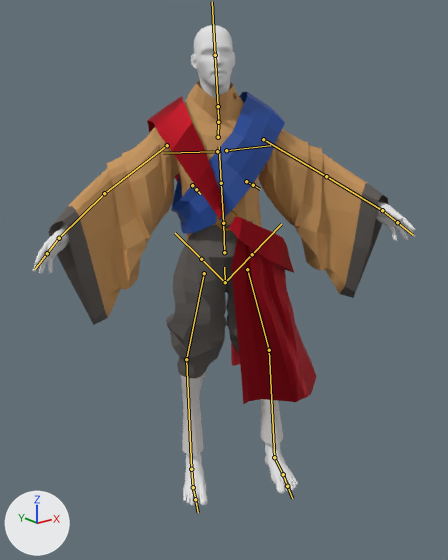
Before and after pictures for a commit that changed the FBX model TheLastHope/Assets/Meshes/Characters/NLA_Character.fbx.
Rendered twice from a 50 mm lens placed at (-1.68, -2.14, 1.85), pointed at (-0.11, -0.17, 1.06). Arrows for +X, +Y and +Z are at lower left; the lights stay in place. The bones that bend it are drawn over the model as lines.

Objects in the first picture: 'Umhang_1'.
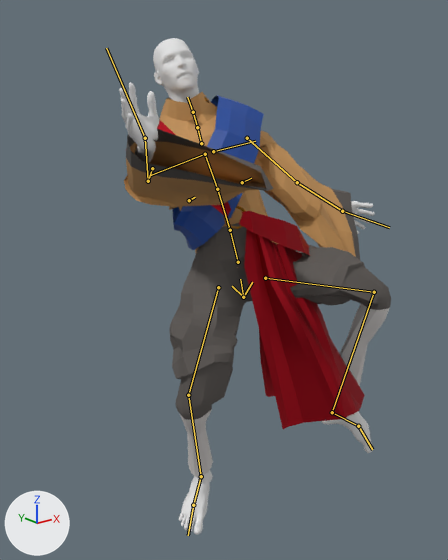
The newer file adds an action. The first version stands in its rest pose; the second is drawn at frame 97 of the action 'metarig|GETTINGJ_HIT'.

Where the change shows, as pixel boxes (x1, y1, x2, y2) in the pictures (448 x 560 px):
'Umhang_1', posed (29% narrower): before (32, 25, 416, 505); after (119, 38, 391, 535)
bone 'spine.001', root to tip: before (224, 252) to (223, 223); after (238, 262) to (230, 230)
bone 'spine.002', root to tip: before (223, 223) to (221, 183); after (230, 230) to (217, 189)
bone 'spine.003', root to tip: before (221, 183) to (219, 146); after (217, 189) to (204, 153)
bone 'spine.004', root to tip: before (218, 137) to (218, 122); after (201, 143) to (197, 127)
bone 'spine.005', root to tip: before (218, 122) to (218, 106); after (197, 127) to (193, 112)
bone 'upper_arm.R', root to tip: before (167, 145) to (104, 193); after (152, 168) to (148, 181)
bone 'forearm.R', root to tip: before (104, 193) to (59, 238); after (148, 181) to (145, 138)
bone 'hand.R', root to tip: before (59, 238) to (47, 253); after (145, 138) to (106, 48)
bone 'upper_arm.L', root to tip: before (263, 139) to (326, 176); after (247, 138) to (297, 182)
bone 'forearm.L', root to tip: before (326, 176) to (382, 210); after (297, 182) to (342, 211)
bone 'hand.L', root to tip: before (382, 210) to (397, 222); after (342, 211) to (389, 227)
bone 'thigh.R', root to tip: before (204, 273) to (186, 359); after (218, 287) to (188, 395)
bone 'shin.R', root to tip: before (186, 359) to (191, 469); after (188, 395) to (201, 476)
bone 'foot.R', root to tip: before (191, 469) to (193, 487); after (201, 476) to (193, 505)
bone 'thigh.L', root to tip: before (247, 269) to (269, 350); after (265, 278) to (374, 292)
bone 'shin.L', root to tip: before (269, 350) to (274, 457); after (374, 292) to (332, 412)
bone 'foot.L', root to tip: before (274, 457) to (283, 474); after (332, 412) to (358, 426)
bone 'toe.L', root to tip: before (283, 474) to (287, 486); after (358, 426) to (372, 449)

The change, as a diff of the scene's bpy script:
```diff
--- a/TheLastHope/Assets/Meshes/Characters/NLA_Character.fbx.py
+++ b/TheLastHope/Assets/Meshes/Characters/NLA_Character.fbx.py
@@ bone_rig_object @@
 bone_rig_object = bpy.data.objects['metarig']  # the whole rig 'metarig'
-bone_rig_object.location = (0.008, -0.139, -0.015)
-bone_rig_object.rotation_euler = (-0.0349, -0.0524, -0.506)  # degrees (-2, -3, -29)
+bone_rig_object.location = (-0.134, -0.666, 0.072)
+bone_rig_object.rotation_euler = (-0.314, -0.157, -0.524)  # degrees (-18, -9, -30)
@@ bone_spine_001 @@
 bone_spine_001 = bpy.data.objects['metarig'].pose.bones['spine.001']  # child of 'spine'
-bone_spine_001.rotation_quaternion = (1.0, 0.0, 0.0, 0.0)  # degrees (0, 0, 0)
+bone_spine_001.rotation_quaternion = (0.999, 0.009, 0.013, 0.031)  # degrees (1, 1, 4)
@@ bone_spine_002 @@
 bone_spine_002 = bpy.data.objects['metarig'].pose.bones['spine.002']  # child of 'spine.001'
-bone_spine_002.rotation_quaternion = (1.0, 0.0, 0.0, 0.0)  # degrees (0, 0, 0)
+bone_spine_002.rotation_quaternion = (1.0, 0.012, 0.019, 0.02)  # degrees (1, 2, 2)
@@ bone_spine_003 @@
 bone_spine_003 = bpy.data.objects['metarig'].pose.bones['spine.003']  # child of 'spine.002'
-bone_spine_003.rotation_quaternion = (1.0, 0.0, 0.0, 0.0)  # degrees (0, 0, 0)
+bone_spine_003.rotation_quaternion = (1.0, 0.011, 0.019, 0.022)  # degrees (1, 2, 3)
@@ bone_spine_004 @@
 bone_spine_004 = bpy.data.objects['metarig'].pose.bones['spine.004']  # child of 'spine.003'
-bone_spine_004.rotation_quaternion = (1.0, 0.0, 0.0, 0.0)  # degrees (0, 0, 0)
+bone_spine_004.rotation_quaternion = (1.0, -0.016, -0.003, -0.004)  # degrees (-2, 0, 0)
@@ bone_spine_005 @@
 bone_spine_005 = bpy.data.objects['metarig'].pose.bones['spine.005']  # child of 'spine.004'
-bone_spine_005.rotation_quaternion = (1.0, 0.0, 0.0, 0.0)  # degrees (0, 0, 0)
+bone_spine_005.rotation_quaternion = (1.0, -0.016, -0.002, -0.004)  # degrees (-2, 0, 0)
@@ bone_upper_arm_r @@
 bone_upper_arm_r = bpy.data.objects['metarig'].pose.bones['upper_arm.R']  # child of 'shoulder.R'
-bone_upper_arm_r.rotation_quaternion = (1.0, 0.0, 0.0, 0.0)  # degrees (0, 0, 0)
+bone_upper_arm_r.rotation_quaternion = (0.777, 0.547, 0.237, 0.202)  # degrees (73, 8, 35)
@@ bone_forearm_r @@
 bone_forearm_r = bpy.data.objects['metarig'].pose.bones['forearm.R']  # child of 'upper_arm.R'
-bone_forearm_r.rotation_quaternion = (1.0, 0.0, 0.0, 0.0)  # degrees (0, 0, 0)
+bone_forearm_r.rotation_quaternion = (1.0, 0.007, -0.008, -0.027)  # degrees (1, -1, -3)
@@ bone_hand_r @@
 bone_hand_r = bpy.data.objects['metarig'].pose.bones['hand.R']  # child of 'forearm.R'
-bone_hand_r.rotation_quaternion = (1.0, 0.0, 0.0, 0.0)  # degrees (0, 0, 0)
+bone_hand_r.rotation_quaternion = (0.855, 0.132, -0.394, -0.311)  # degrees (36, -36, -52)
@@ bone_upper_arm_l @@
 bone_upper_arm_l = bpy.data.objects['metarig'].pose.bones['upper_arm.L']  # child of 'shoulder.L'
-bone_upper_arm_l.rotation_quaternion = (1.0, 0.0, 0.0, 0.0)  # degrees (0, 0, 0)
+bone_upper_arm_l.rotation_quaternion = (0.876, -0.246, -0.411, -0.051)  # degrees (-36, -48, 10)
@@ bone_forearm_l @@
 bone_forearm_l = bpy.data.objects['metarig'].pose.bones['forearm.L']  # child of 'upper_arm.L'
-bone_forearm_l.rotation_quaternion = (1.0, 0.0, 0.0, 0.0)  # degrees (0, 0, 0)
+bone_forearm_l.rotation_quaternion = (0.972, -0.229, -0.037, 0.033)  # degrees (-27, -3, 5)
@@ bone_hand_l @@
 bone_hand_l = bpy.data.objects['metarig'].pose.bones['hand.L']  # child of 'forearm.L'
-bone_hand_l.rotation_quaternion = (1.0, 0.0, 0.0, 0.0)  # degrees (0, 0, 0)
+bone_hand_l.rotation_quaternion = (0.971, 0.05, 0.212, 0.097)  # degrees (9, 24, 13)
@@ bone_thigh_r @@
 bone_thigh_r = bpy.data.objects['metarig'].pose.bones['thigh.R']  # child of 'spine'
-bone_thigh_r.rotation_quaternion = (1.0, 0.0, 0.0, 0.0)  # degrees (0, 0, 0)
+bone_thigh_r.rotation_quaternion = (0.972, -0.172, 0.119, 0.107)  # degrees (-19, 16, 10)
@@ bone_shin_r @@
 bone_shin_r = bpy.data.objects['metarig'].pose.bones['shin.R']  # child of 'thigh.R'
-bone_shin_r.rotation_quaternion = (1.0, 0.0, 0.0, 0.0)  # degrees (0, 0, 0)
+bone_shin_r.rotation_quaternion = (0.858, 0.511, 0.048, -0.002)  # degrees (62, 5, 3)
@@ bone_foot_r @@
 bone_foot_r = bpy.data.objects['metarig'].pose.bones['foot.R']  # child of 'shin.R'
-bone_foot_r.rotation_quaternion = (1.0, 0.0, 0.0, 0.0)  # degrees (0, 0, 0)
+bone_foot_r.rotation_quaternion = (0.998, 0.03, -0.061, 0.008)  # degrees (3, -7, 1)
@@ bone_thigh_l @@
 bone_thigh_l = bpy.data.objects['metarig'].pose.bones['thigh.L']  # child of 'spine'
-bone_thigh_l.rotation_quaternion = (1.0, 0.0, 0.0, 0.0)  # degrees (0, 0, 0)
+bone_thigh_l.rotation_quaternion = (0.724, -0.364, -0.475, -0.341)  # degrees (-36, -70, -25)
@@ bone_shin_l @@
 bone_shin_l = bpy.data.objects['metarig'].pose.bones['shin.L']  # child of 'thigh.L'
-bone_shin_l.rotation_quaternion = (1.0, 0.0, 0.0, 0.0)  # degrees (0, 0, 0)
+bone_shin_l.rotation_quaternion = (0.621, 0.782, -0.056, 0.016)  # degrees (103, -5, -4)
@@ bone_foot_l @@
 bone_foot_l = bpy.data.objects['metarig'].pose.bones['foot.L']  # child of 'shin.L'
-bone_foot_l.rotation_quaternion = (1.0, 0.0, 0.0, 0.0)  # degrees (0, 0, 0)
+bone_foot_l.rotation_quaternion = (0.997, 0.058, 0.041, -0.004)  # degrees (7, 5, 0)
@@ bone_toe_l @@
 bone_toe_l = bpy.data.objects['metarig'].pose.bones['toe.L']  # child of 'foot.L'
-bone_toe_l.rotation_quaternion = (1.0, 0.0, 0.0, 0.0)  # degrees (0, 0, 0)
+bone_toe_l.rotation_quaternion = (0.949, -0.31, 0.053, -0.007)  # degrees (-36, 5, -3)
```
